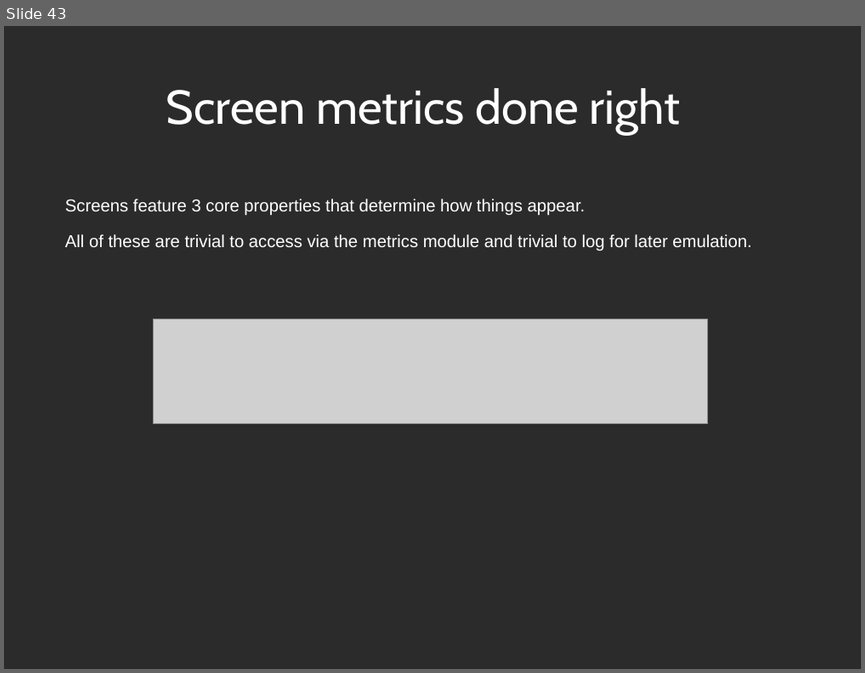
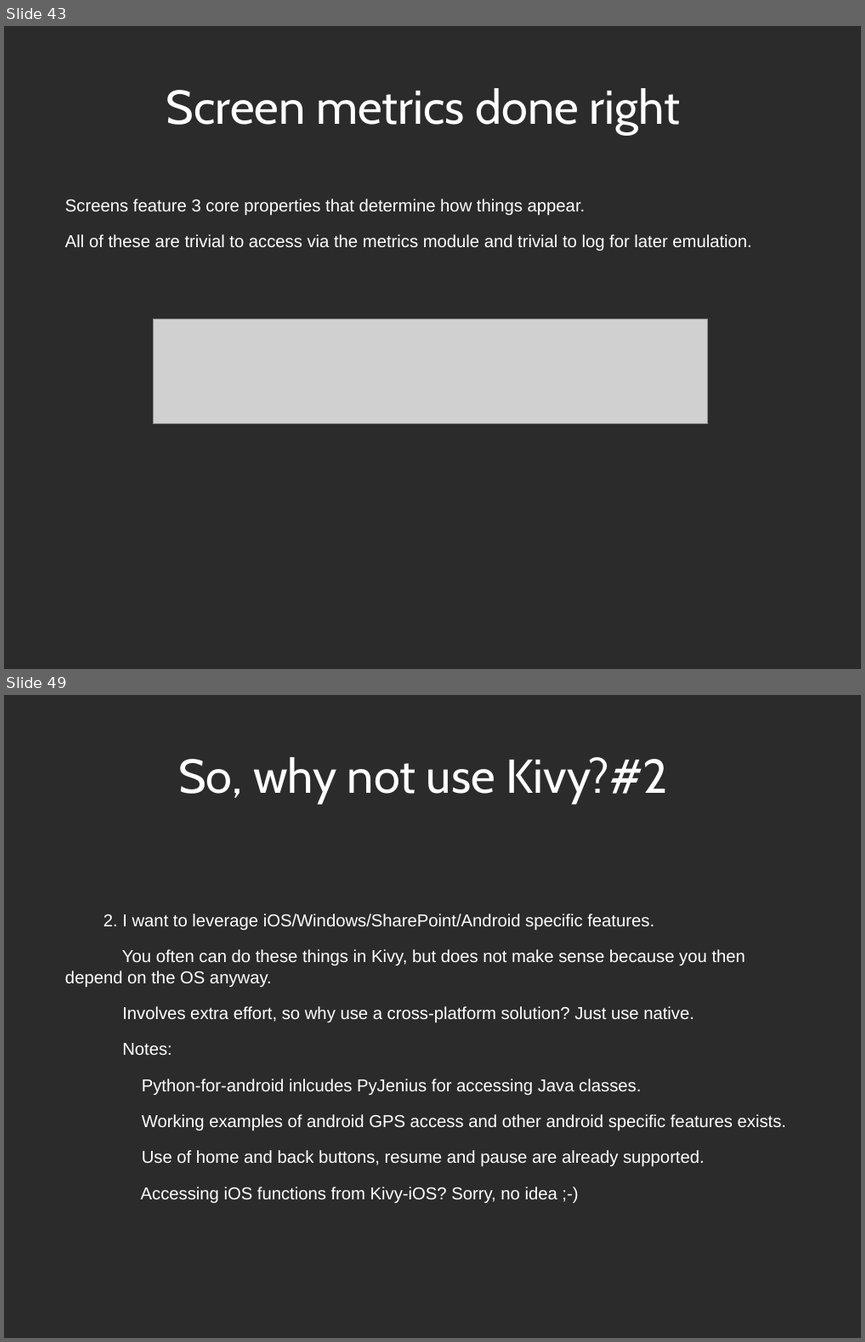
Before and after one commit to Zen-CODE/kivybits, a slide deck: PyCon/ZA 2013/PyCon.odp. Shown one above the other, each under a label of ours: slide 43 before the commit, slides 43 and 49 after it; the slides between them are not shown. The pictures are 865x673 and 865x1342 pixels, drawn with LibreOffice and Linux fonts; fonts in the diff are those of the drawing; grey boxes stand for pictures; background and template pictures are left out; a plain dark background stands for a picture behind light text. Boxes give left, top, right and bottom in pixels: in the first picture for what was removed or moved away, otherwise in the second. Text is boxed around its words. In the diff, an @@ line names an element or a change of style, - is before the commit and + after.

```diff
--- a/PyCon/ZA 2013/PyCon.odp
+++ b/PyCon/ZA 2013/PyCon.odp
@@ slide 49 added at bbox=[4, 695, 861, 1338], background picture (left out) @@
@@ title added at bbox=[178, 757, 667, 804], 44 pt, text #FFFFFF @@
+So, why not use Kivy?#2
@@ text added at bbox=[65, 913, 786, 1202], 16 pt, text #FFFFFF @@
+2. I want to leverage iOS/Windows/SharePoint/Android specific features.
+You often can do these things in Kivy, but does not make sense because you then depend on the OS anyway.
+Involves extra effort, so why use a cross-platform solution? Just use native.
+Notes:
+Python-for-android inlcudes PyJenius for accessing Java classes.
+Working examples of android GPS access and other android specific features exists.
+Use of home and back buttons, resume and pause are already supported.
+Accessing iOS functions from Kivy-iOS? Sorry, no idea ;-)
```
Also in this commit, not shown: 6 slides changed, 8 other slides added, 1 other file.
